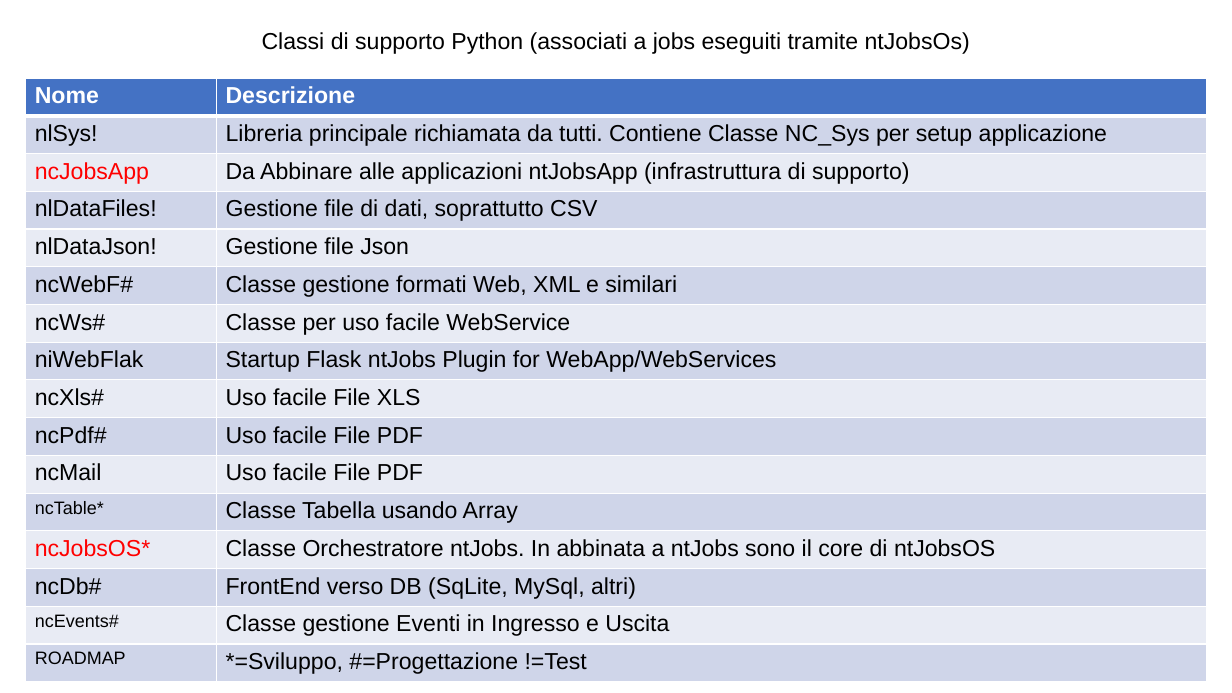
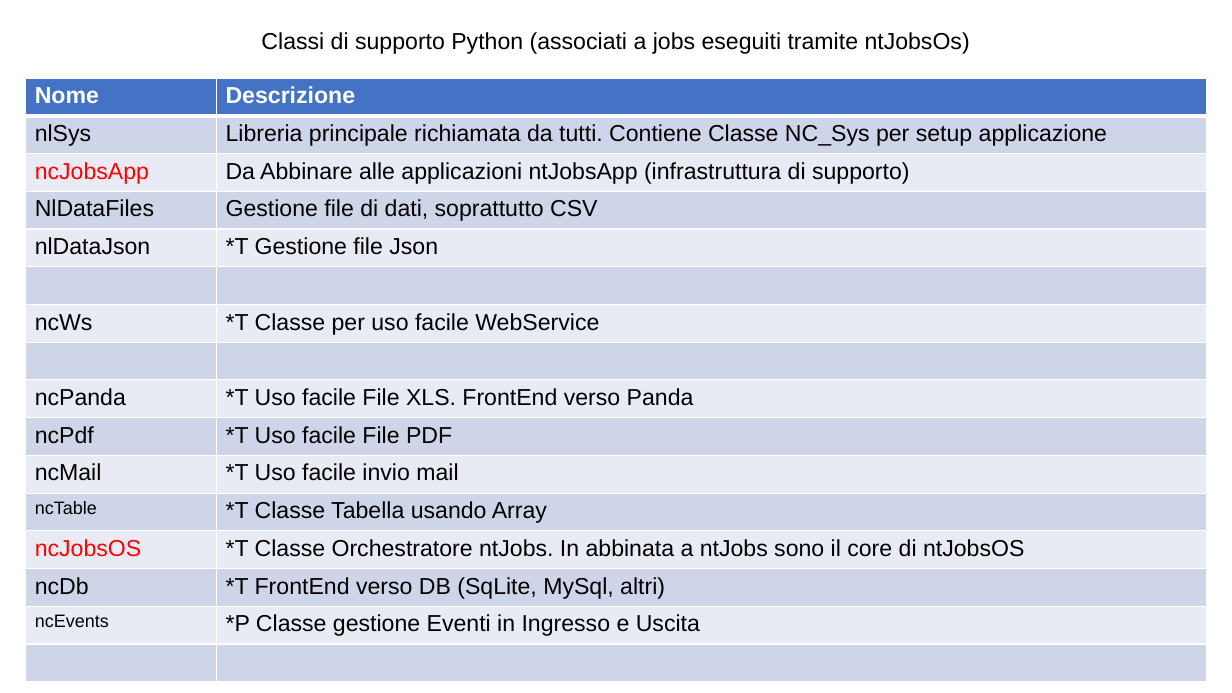
Before and after one commit to ntgcorp/ntJobsOS, a slide deck: slide 19 of ntjobs_white_paper_it.pptx (slide 18 before the commit). Drawn at 1232x693 pixels with LibreOffice and Linux fonts; fonts in the diff are those of the drawing. Boxes give left, top, right and bottom in pixels: in the first picture for what was removed or moved away, otherwise in the second. Text is boxed around its words. In the diff, an @@ line names an element or a change of style, - is before the commit and + after.

```diff
--- a/ntjobs_white_paper_it.pptx
+++ b/ntjobs_white_paper_it.pptx
@@ table at [26,79,1206,682] @@
-row 2, column 1: nlSys!
+row 2, column 1: nlSys
-row 4, column 1: nlDataFiles!
+row 4, column 1: NlDataFiles
-row 5, column 1: nlDataJson!
+row 5, column 1: nlDataJson
-row 5, column 2: Gestione file Json
+row 5, column 2: *T Gestione file Json
-row 6, column 1: ncWebF#
+row 6, column 1: 
-row 6, column 2: Classe gestione formati Web, XML e similari
+row 6, column 2: 
-row 7, column 1: ncWs#
+row 7, column 1: ncWs
-row 7, column 2: Classe per uso facile WebService
+row 7, column 2: *T Classe per uso facile WebService
-row 8, column 1: niWebFlak
+row 8, column 1: 
-row 8, column 2: Startup Flask ntJobs Plugin for WebApp/WebServices
+row 8, column 2: 
-row 9, column 1: ncXls#
+row 9, column 1: ncPanda
-row 9, column 2: Uso facile File XLS
+row 9, column 2: *T Uso facile File XLS. FrontEnd verso Panda
-row 10, column 1: ncPdf#
+row 10, column 1: ncPdf
-row 10, column 2: Uso facile File PDF
+row 10, column 2: *T Uso facile File PDF
-row 11, column 2: Uso facile File PDF
+row 11, column 2: *T Uso facile invio mail
-row 12, column 1: ncTable*
+row 12, column 1: ncTable
-row 12, column 2: Classe Tabella usando Array
+row 12, column 2: *T Classe Tabella usando Array
-row 13, column 1: ncJobsOS*
+row 13, column 1: ncJobsOS
-row 13, column 2: Classe Orchestratore ntJobs. In abbinata a ntJobs sono il core di ntJobsOS
+row 13, column 2: *T Classe Orchestratore ntJobs. In abbinata a ntJobs sono il core di ntJobsOS
-row 14, column 1: ncDb#
+row 14, column 1: ncDb
-row 14, column 2: FrontEnd verso DB (SqLite, MySql, altri)
+row 14, column 2: *T FrontEnd verso DB (SqLite, MySql, altri)
-row 15, column 1: ncEvents#
+row 15, column 1: ncEvents
-row 15, column 2: Classe gestione Eventi in Ingresso e Uscita
+row 15, column 2: *P Classe gestione Eventi in Ingresso e Uscita
-row 16, column 1: ROADMAP
+row 16, column 1: 
-row 16, column 2: *=Sviluppo, #=Progettazione !=Test
+row 16, column 2: 
```
Also in this commit, not shown: 11 other slides changed, 1 slide added.
